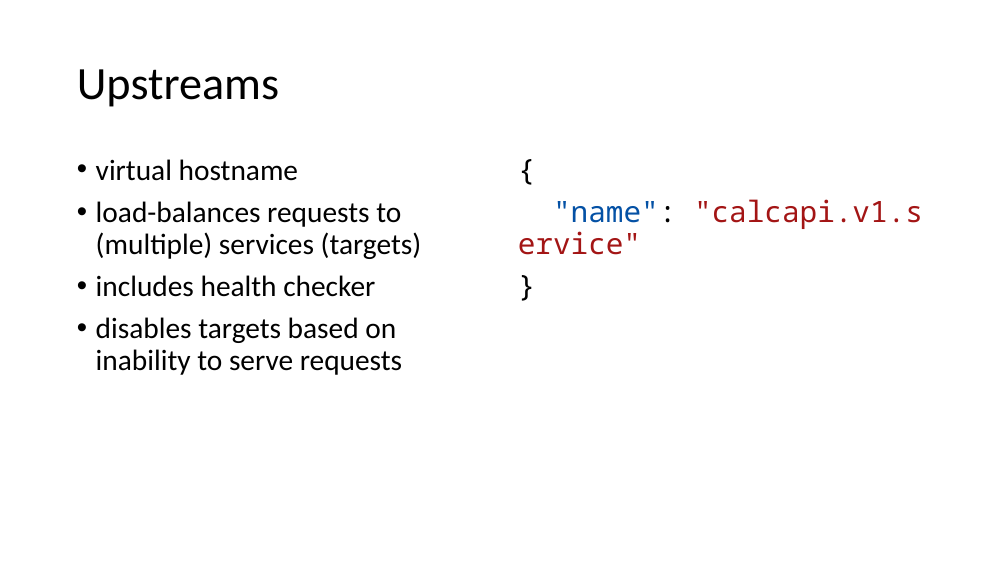
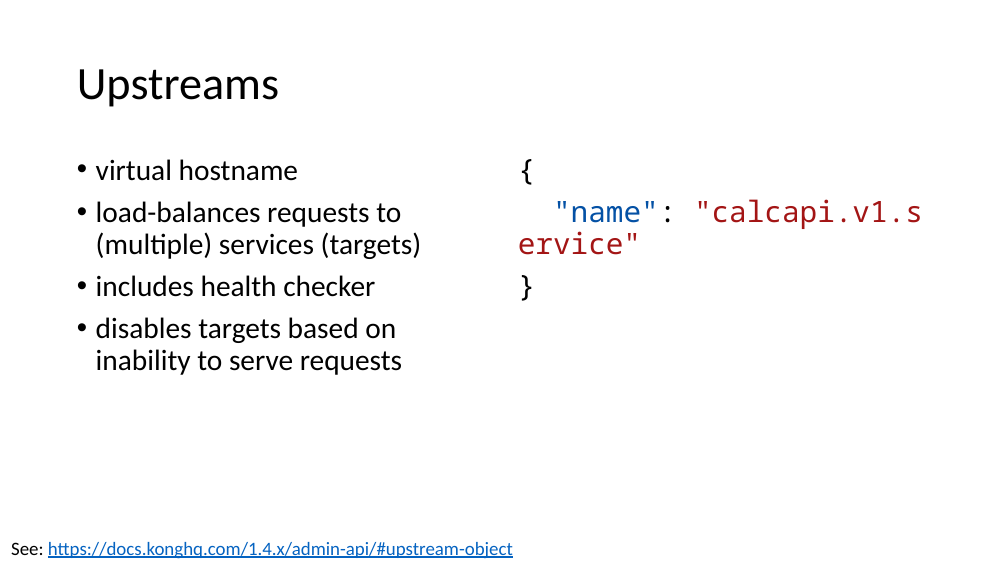
Before and after one commit to danielwagn3r/apimgmt-workshop, a slide deck: slide 28 of API Gateway.pptx. Drawn at 1008x567 pixels with LibreOffice and Linux fonts; fonts in the diff are those of the drawing. Boxes give left, top, right and bottom in pixels: in the first picture for what was removed or moved away, otherwise in the second. Text is boxed around its words. In the diff, an @@ line names an element or a change of style, - is before the commit and + after.

```diff
--- a/API Gateway.pptx
+++ b/API Gateway.pptx
@@ text added at [11,542,513,559], 18 pt, text #0563C1, underline @@
+See: https://docs.konghq.com/1.4.x/admin-api/#upstream-object
```
Also in this commit, not shown: 2 other slides changed.
